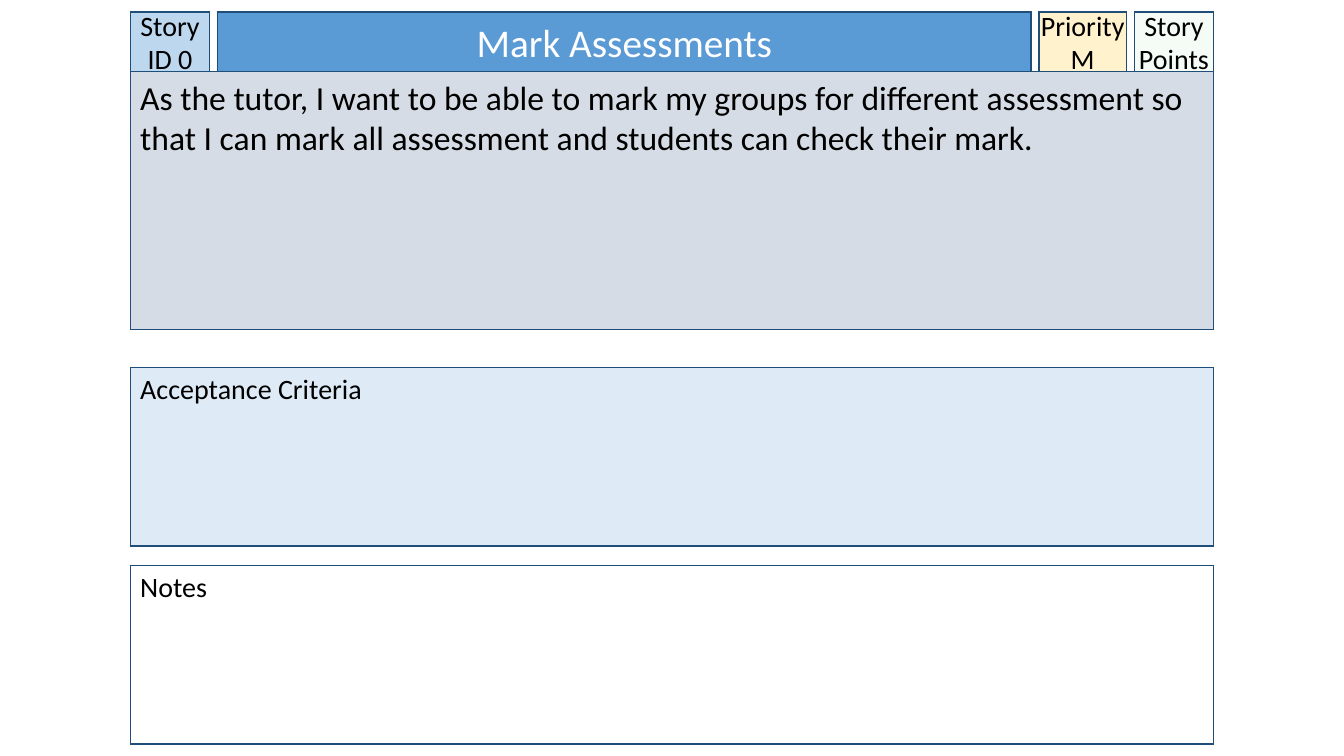
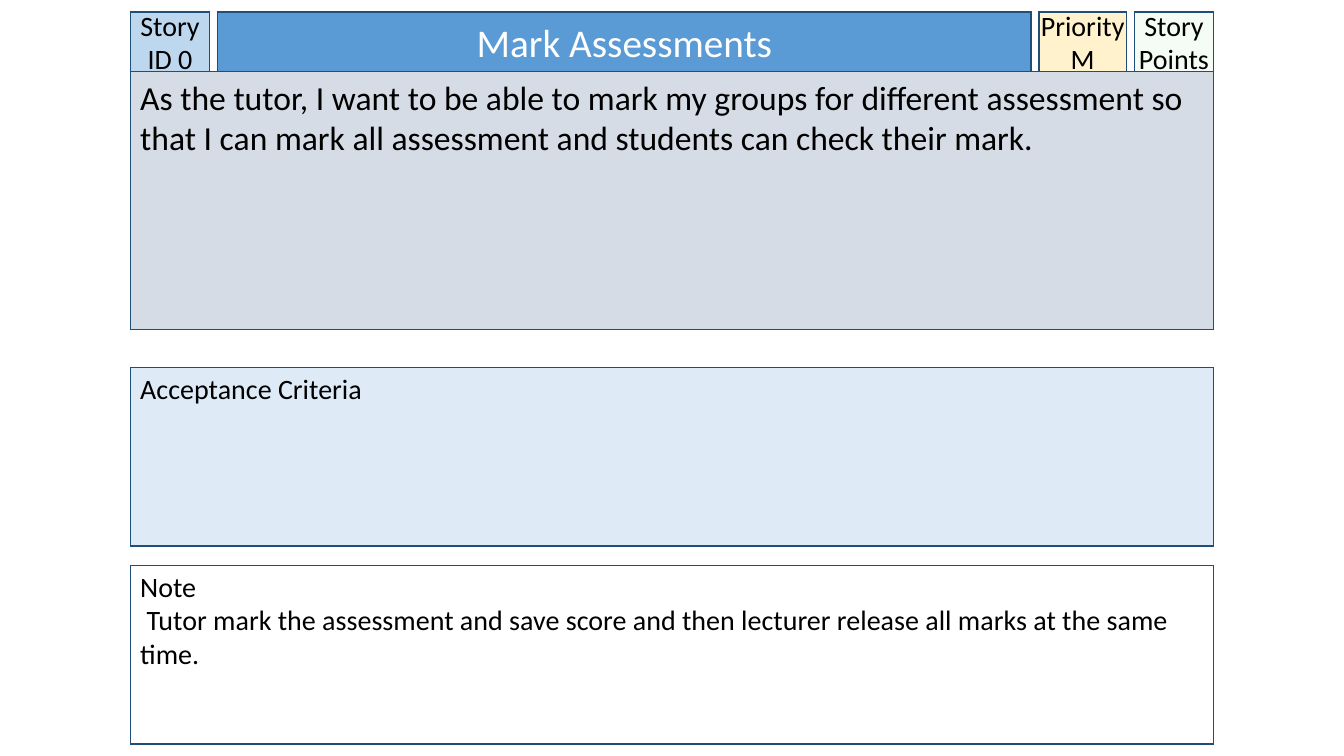
Before and after one commit to BrissyKim/group14, a slide deck: slide 4 of User_story/Seyoung User Stories.pptx. Drawn at 1344x756 pixels with LibreOffice and Linux fonts; fonts in the diff are those of the drawing. Boxes give left, top, right and bottom in pixels: in the first picture for what was removed or moved away, otherwise in the second. Text is boxed around its words. In the diff, an @@ line names an element or a change of style, - is before the commit and + after.

```diff
--- a/User_story/Seyoung User Stories.pptx
+++ b/User_story/Seyoung User Stories.pptx
@@ text in rectangle at <box>140,579,1168,665</box>: text changed @@
-Notes
+Note
+Tutor mark the assessment and save score and then lecturer release all marks at the same time.
```
Also in this commit, not shown: 1 other slide changed, 2 slides added.
